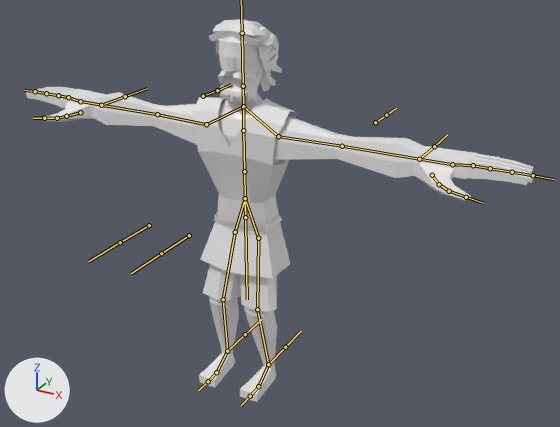
Renders of the FBX model SIsyphus.fbx from each side of a commit.
Both versions are drawn from a 50 mm camera at (1.46, -2.37, 1.95) aimed at (0.14, 0.03, 0.75). Arrows for +X, +Y and +Z are at lower left; the lights stay in place. The bones that bend it are drawn over the model as lines.

Names of what the first picture shows: 'Beard', 'Belt', 'Body', 'Hair', 'Head', 'Pant', 'Toga'.
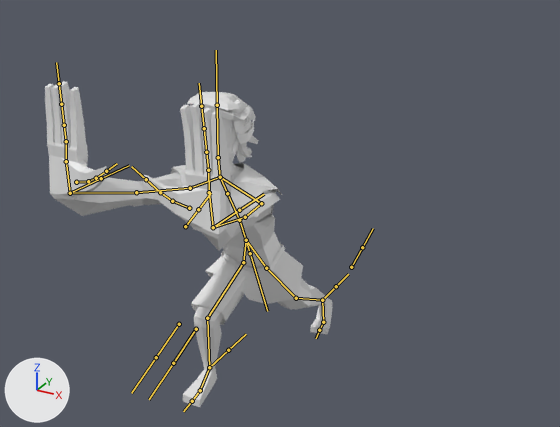
The newer file adds an action. The first version stands in its rest pose; the second is drawn at frame 11 of the action 'Sisyphus|PushIdle-RightFwd'.

The change in detail:
Bone 'root' (bone_root) moves from (0.0, 0.0, 0.0) to (0.0, 0.177, 0.0).
Bone 'root' (bone_root) turns from (0, 0, 0) to (22, 0, 0) degrees about its own x, y and z.
Bone 'chest' (bone_chest) turns from (0, 0, 0) to (0, 0, 7) degrees about its own x, y and z.
Bone 'neck' (bone_neck) turns from (0, 0, 0) to (0, 0, -25) degrees about its own x, y and z.
Bone 'head' (bone_head) turns from (0, 0, 0) to (0, 0, -6) degrees about its own x, y and z.
Bone 'bicep.l' (bone_bicep_l) turns from (0, 0, 0) to (-55, -38, 113) degrees about its own x, y and z.
Bone 'forearm.l' (bone_forearm_l) turns from (0, 0, 0) to (0, 0, 4) degrees about its own x, y and z.
Bone 'hand.l' (bone_hand_l) turns from (0, 0, 0) to (-61, 38, 15) degrees about its own x, y and z.
Bone 'thumb.prox.l' (bone_thumb_prox_l) turns from (0, 0, 0) to (-5, 0, 27) degrees about its own x, y and z.
Bone 'thumb.int.l' (bone_thumb_int_l) turns from (0, 0, 0) to (1, 1, 7) degrees about its own x, y and z.
Bone 'thumb.dist.l' (bone_thumb_dist_l) turns from (0, 0, 0) to (2, 0, 8) degrees about its own x, y and z.
Bone 'bicep.r' (bone_bicep_r) turns from (0, 0, 0) to (-55, 38, -113) degrees about its own x, y and z.
Bone 'forearm.r' (bone_forearm_r) turns from (0, 0, 0) to (0, 0, -4) degrees about its own x, y and z.
Bone 'hand.r' (bone_hand_r) turns from (0, 0, 0) to (-61, -38, -15) degrees about its own x, y and z.
Bone 'thumb.prox.r' (bone_thumb_prox_r) turns from (0, 0, 0) to (-5, 0, -27) degrees about its own x, y and z.
Bone 'thumb.int.r' (bone_thumb_int_r) turns from (0, 0, 0) to (1, -1, -7) degrees about its own x, y and z.
Bone 'thumb.dist.r' (bone_thumb_dist_r) turns from (0, 0, 0) to (2, 0, -8) degrees about its own x, y and z.
Bone 'thigh.l' (bone_thigh_l) turns from (0, 0, 0) to (-2, -9, -29) degrees about its own x, y and z.
Bone 'foot.l' (bone_foot_l) turns from (0, 0, 0) to (-1, 0, 11) degrees about its own x, y and z.
Bone 'toes.l' (bone_toes_l) turns from (0, 0, 0) to (-4, -9, 38) degrees about its own x, y and z.
Bone 'thigh.r' (bone_thigh_r) turns from (0, 0, 0) to (-2, -7, -74) degrees about its own x, y and z.
Bone 'calf.r' (bone_calf_r) turns from (0, 0, 0) to (6, -3, 53) degrees about its own x, y and z.

Where the change shows, as pixel boxes [x1, y1, x2, y2] in the pictures (560 x 427 px):
'Body', posed (43% narrower): before [26, 87, 535, 402]; after [45, 81, 333, 407]
'Toga', posed (25% wider, 22% shorter): before [192, 97, 297, 279]; after [171, 163, 303, 304]
'Hair', posed: before [209, 19, 282, 92]; after [187, 92, 259, 163]
'Pant', posed: before [203, 264, 277, 312]; after [191, 274, 312, 325]
'Head', posed: before [219, 36, 261, 103]; after [202, 110, 239, 177]
'Beard', posed: before [218, 64, 263, 104]; after [227, 138, 238, 173]
'Belt', posed (55% taller): before [214, 213, 282, 232]; after [221, 242, 285, 272]
bone 'root', root to tip: before (245, 198) to (247, 299); after (246, 240) to (267, 311)
bone 'chest', root to tip: before (244, 171) to (243, 130); after (239, 220) to (227, 193)
bone 'neck', root to tip: before (243, 106) to (243, 86); after (220, 177) to (218, 157)
bone 'head', root to tip: before (243, 86) to (242, 33); after (218, 157) to (217, 105)
bone 'bicep.l', root to tip: before (278, 136) to (342, 146); after (261, 203) to (245, 217)
bone 'forearm.l', root to tip: before (342, 146) to (419, 159); after (245, 217) to (213, 227)
bone 'hand.l', root to tip: before (419, 159) to (449, 164); after (213, 227) to (209, 196)
bone 'thumb.prox.l', root to tip: before (432, 175) to (439, 184); after (189, 208) to (172, 201)
bone 'thumb.int.l', root to tip: before (439, 184) to (449, 191); after (172, 201) to (160, 192)
bone 'thumb.dist.l', root to tip: before (449, 191) to (466, 197); after (160, 192) to (146, 179)
bone 'bicep.r', root to tip: before (206, 124) to (157, 114); after (190, 188) to (136, 192)
bone 'forearm.r', root to tip: before (157, 114) to (101, 105); after (136, 192) to (70, 193)
bone 'hand.r', root to tip: before (101, 105) to (82, 101); after (70, 193) to (66, 164)
bone 'thumb.prox.r', root to tip: before (80, 112) to (66, 116); after (76, 182) to (88, 181)
bone 'thumb.int.r', root to tip: before (66, 116) to (57, 118); after (88, 181) to (96, 178)
bone 'thumb.dist.r', root to tip: before (57, 118) to (44, 118); after (96, 178) to (106, 171)
bone 'thigh.l', root to tip: before (258, 238) to (257, 309); after (266, 268) to (296, 298)
bone 'foot.l', root to tip: before (268, 364) to (258, 386); after (322, 300) to (323, 322)
bone 'toes.l', root to tip: before (258, 386) to (250, 396); after (323, 322) to (319, 330)
bone 'thigh.r', root to tip: before (235, 232) to (223, 299); after (243, 262) to (207, 318)
bone 'calf.r', root to tip: before (223, 299) to (227, 351); after (207, 318) to (209, 367)
